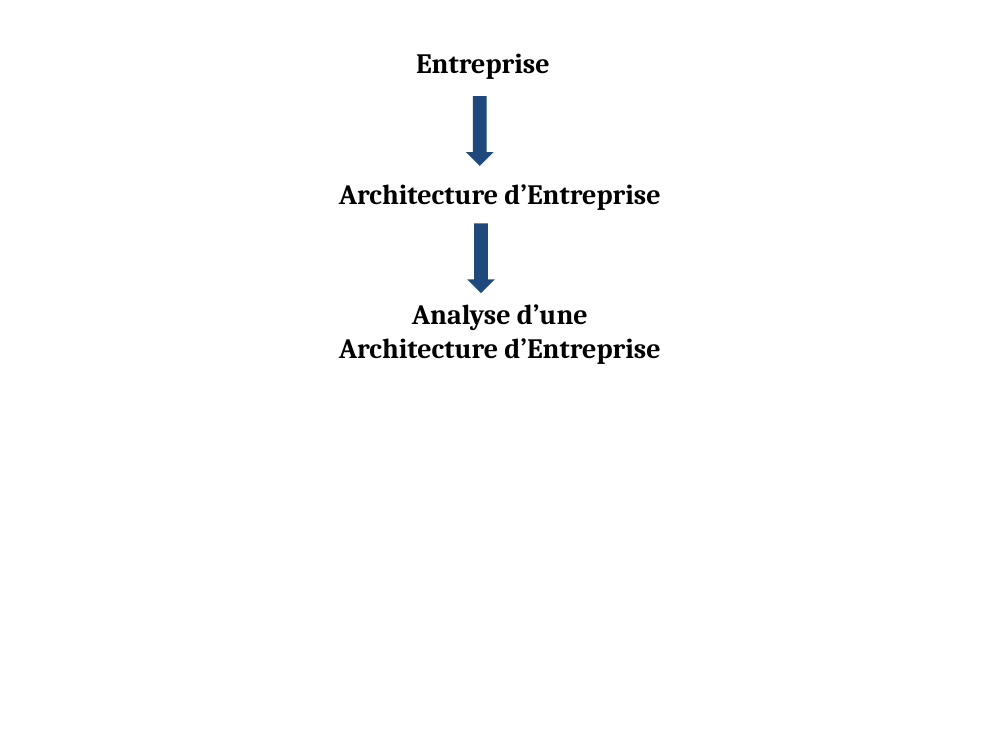
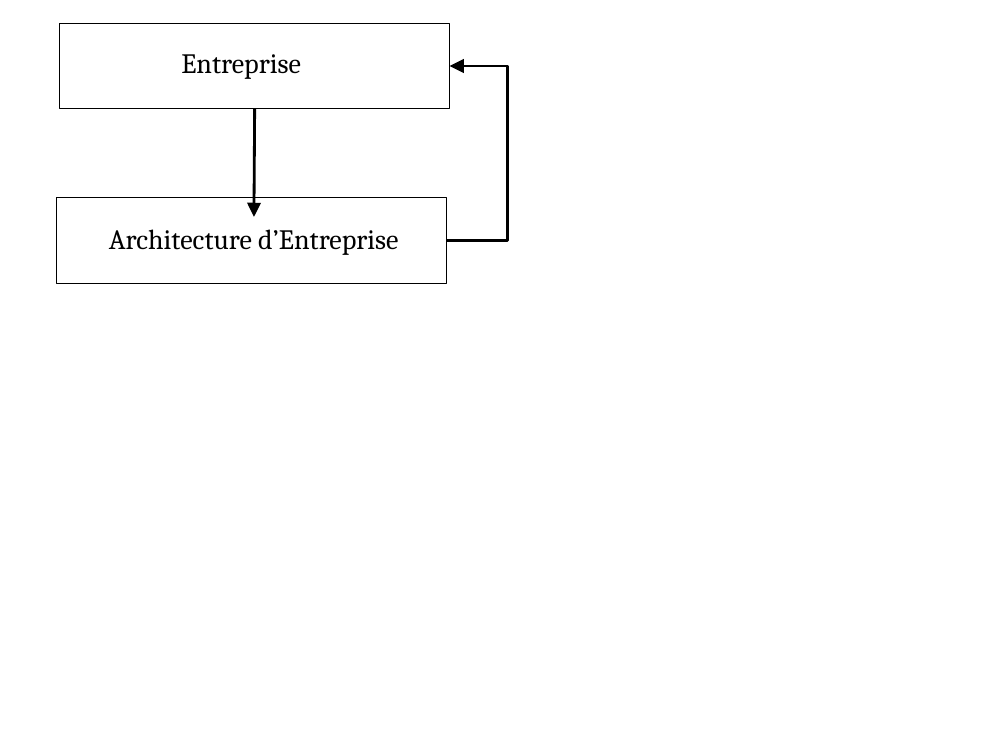
Before and after one commit to rachida-sghr/these, a slide deck: slide 3 of soutenance/images/impacts.pptx (slide 1 before the commit). Drawn at 1008x756 pixels with LibreOffice and Linux fonts; fonts in the diff are those of the drawing. Boxes give left, top, right and bottom in pixels: in the first picture for what was removed or moved away, otherwise in the second. Text is boxed around its words. In the diff, an @@ line names an element or a change of style, - is before the commit and + after.

```diff
--- a/soutenance/images/impacts.pptx
+++ b/soutenance/images/impacts.pptx
@@ rectangle added at (59,23,450,109), outline #000000 0.75 pt @@
@@ text "Entreprise": place and size @@
-text "Entreprise" at (416,53,550,79)
+text "Entreprise" at (181,54,301,79)
@@ text "Entreprise" at (181,54,301,79): bold off @@
@@ elbow arrow added from (447, 240) to (450, 67), #000000 2 pt @@
@@ arrow added from (255, 109) to (254, 217), #000000 2 pt @@
@@ down arrow removed at (466,96,493,165) @@
@@ rectangle added at (56,198,447,283), outline #000000 0.75 pt @@
@@ text "Architecture d’Entreprise" at (109,229,398,255): bold off @@
@@ text "Architecture d’Entreprise": place and size @@
-text "Architecture d’Entreprise" at (339,184,660,210)
+text "Architecture d’Entreprise" at (109,229,398,255)
@@ down arrow removed at (468,223,495,292) @@
@@ text removed at (339,304,660,364) @@
-Analyse d’une
-Architecture d’Entreprise
```
Also in this commit, not shown: 1 other slide changed, 5 slides added, 21 other files.
